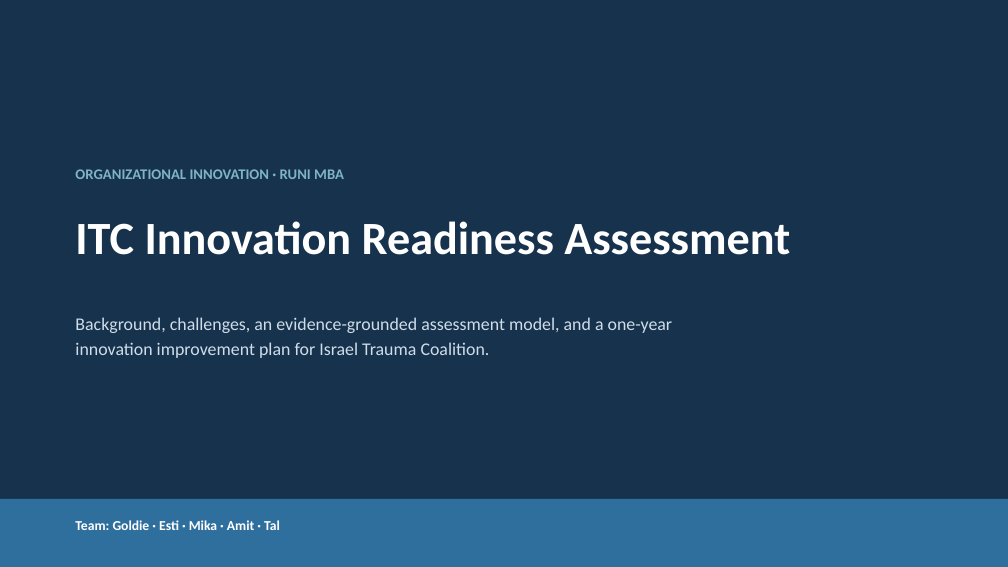
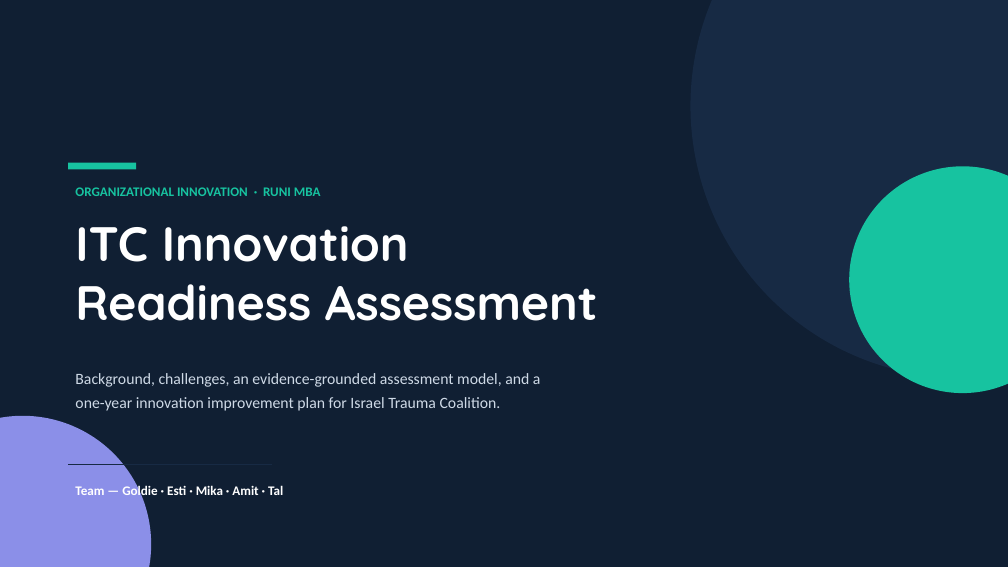
Before and after one commit to stglustein-maker/itc-innovation-assessment, a slide deck: slide 1 of ITC_Innovation_Readiness_Assessment.pptx. Drawn at 1008x567 pixels with LibreOffice and Linux fonts; fonts in the diff are those of the drawing. Boxes give left, top, right and bottom in pixels: in the first picture for what was removed or moved away, otherwise in the second. Text is boxed around its words. In the diff, an @@ line names an element or a change of style, - is before the commit and + after.

```diff
--- a/ITC_Innovation_Readiness_Assessment.pptx
+++ b/ITC_Innovation_Readiness_Assessment.pptx
@@ background #17324D to #101F33 @@
@@ ellipse added at (690,0,1008,378), fill #172A44 @@
@@ text "ORGANIZATIONAL INNOVATION · RUNI MBA": place and size @@
-text "ORGANIZATIONAL INNOVATION · RUNI MBA" at (75,169,344,179)
+text "ORGANIZATIONAL INNOVATION · RUNI MBA" at (75,187,321,196)
@@ text "ORGANIZATIONAL INNOVATION · RUNI MBA" at (75,187,321,196): size 14 to 12.5 pt, text colour #7FB4C7 to #17C3A0 @@
@@ rectangle added at (68,163,136,169), fill #17C3A0 @@
@@ ellipse added at (849,166,1008,393), fill #17C3A0 @@
@@ text at (75,226,598,321): text changed; size 44 to 46 pt; font Calibri to Quicksand @@
-ITC Innovation Readiness Assessment
+ITC Innovation
+Readiness Assessment
@@ text at (75,373,541,411): text changed; size 17 to 15 pt; text colour #CFDDE8 to #CED9E6 @@
-Background, challenges, an evidence-grounded assessment model, and a one-year
-innovation improvement plan for Israel Trauma Coalition.
+Background, challenges, an evidence-grounded assessment model, and a
+one-year innovation improvement plan for Israel Trauma Coalition.
@@ ellipse added at (0,416,151,567), fill #8B8FE8 @@
@@ line added from (68, 465) to (272, 465), #172A44 1 pt @@
@@ rectangle removed at (0,499,1008,567) @@
@@ text at (75,484,283,499): text changed; size 13 to 12.5 pt @@
-Team: Goldie · Esti · Mika · Amit · Tal
+Team — Goldie · Esti · Mika · Amit · Tal
```
Also in this commit, not shown: 12 other slides changed, 5 slides added, 2 slides removed.
